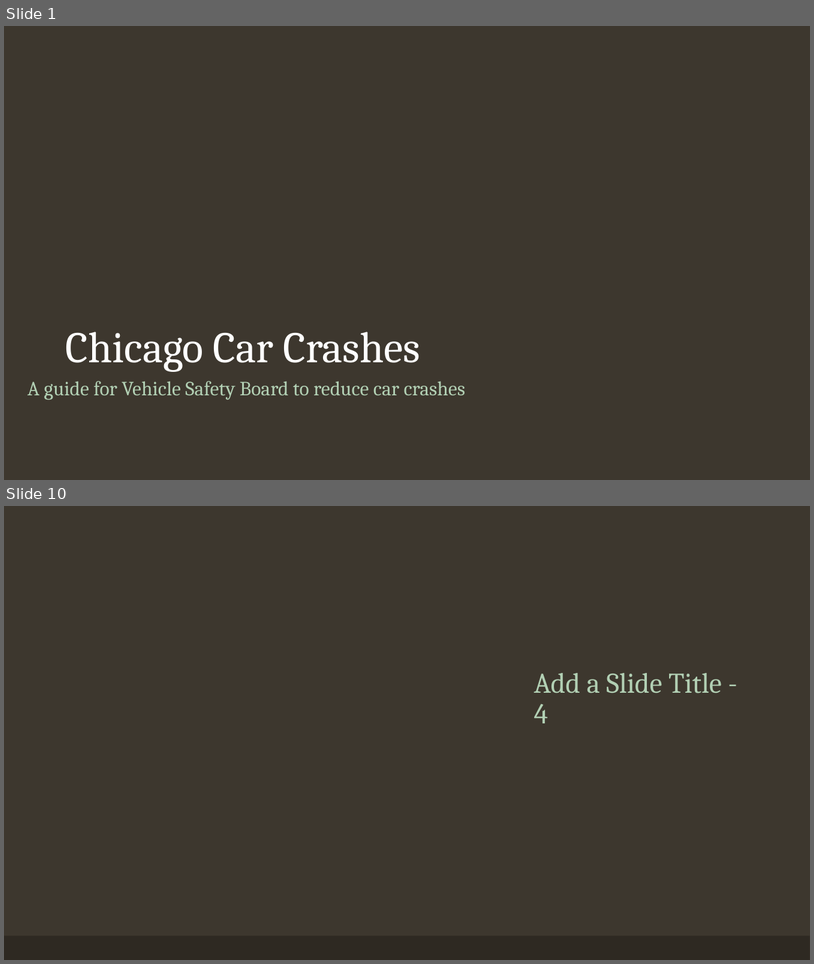
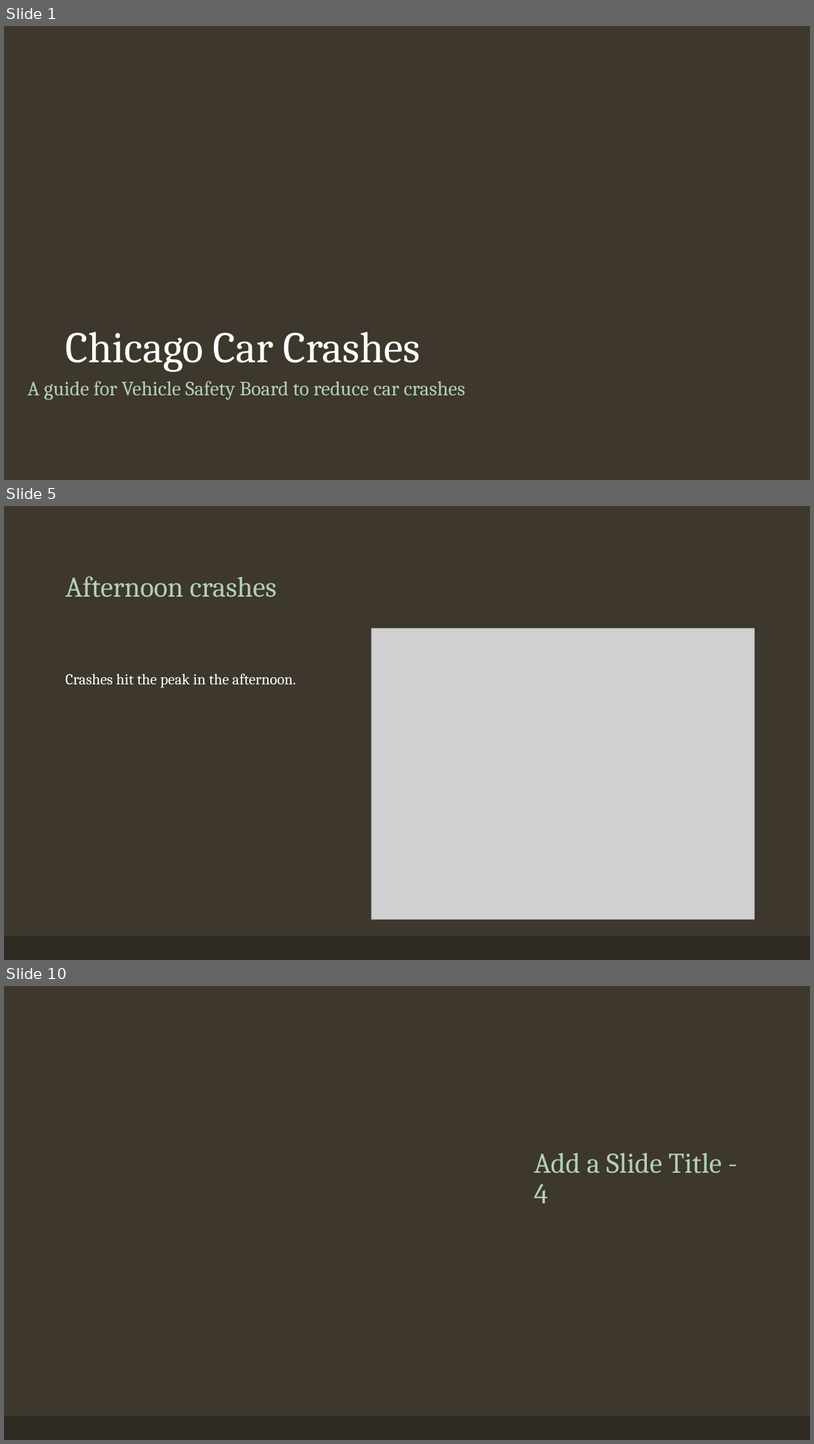
Before and after one commit to vinayakmodgil/Car-crash-prediction-in-Chicago, a slide deck: chicago.pptm. Shown one above the other, each under a label of ours: slides 1 and 10 before the commit, slides 1, 5 and 10 after it; the slides between them are not shown. The pictures are 814x964 and 814x1444 pixels, drawn with LibreOffice and Linux fonts; fonts in the diff are those of the drawing; grey boxes stand for pictures; background and template pictures are left out. Boxes give left, top, right and bottom in pixels: in the first picture for what was removed or moved away, otherwise in the second. Text is boxed around its words. In the diff, an @@ line names an element or a change of style, - is before the commit and + after.

```diff
--- a/chicago.pptm
+++ b/chicago.pptm
@@ slide 5 added at [4,506,810,960], background #3D372E; not listed: 1 template element that a slide beside it also shows @@
@@ title added at [65,576,277,597], 34 pt, text #B2D0B4 @@
+Afternoon crashes
@@ picture added at [372,628,755,919] @@
@@ text added at [65,673,296,688], 18 pt, text #FFFFFF @@
+Crashes hit the peak in the afternoon.
```
Also in this commit, not shown: 1 slide changed, 6 other slides added, 7 slides removed, 1 other file.
